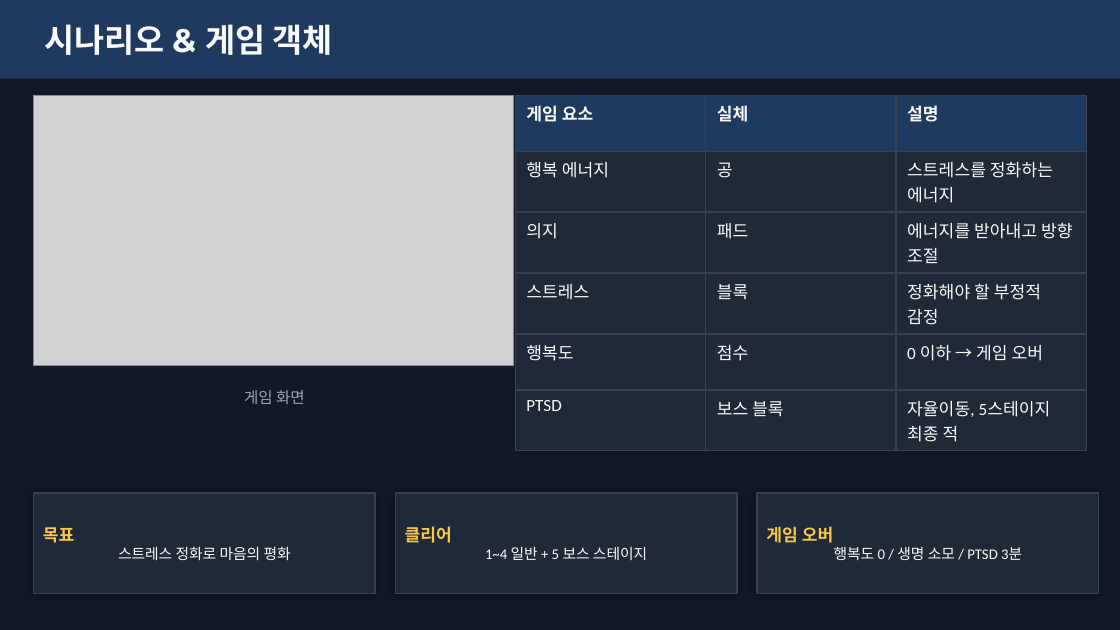
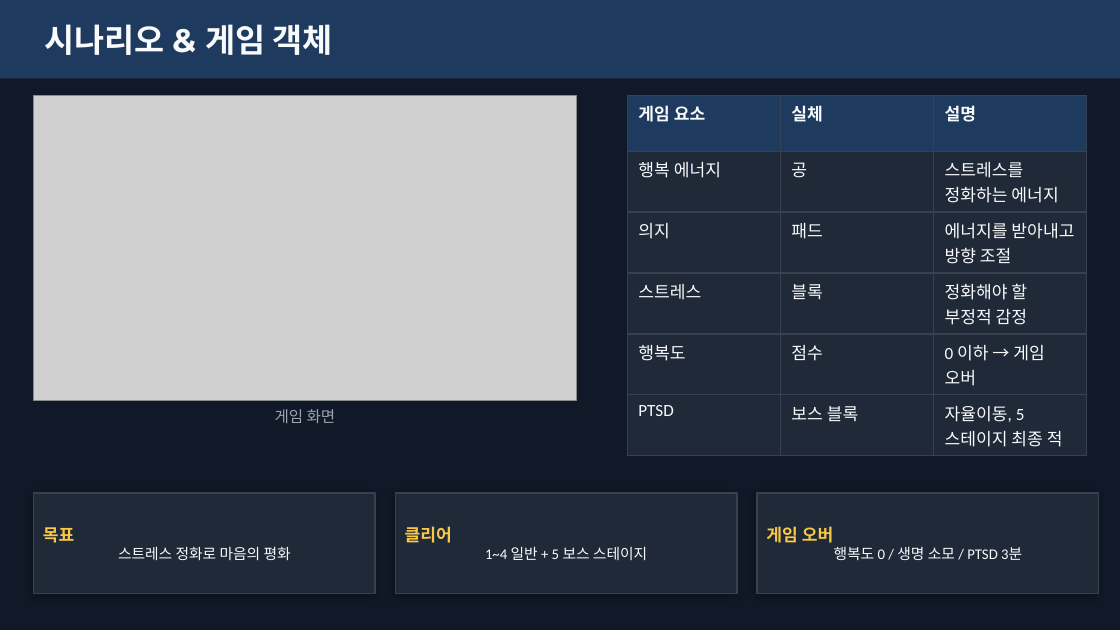
Before and after one commit to nyapy0811/blockbreak, a slide deck: slide 2 of 행복을 찾아서 발표자료/행복을_찾아서_발표자료.pptx. Drawn at 1120x630 pixels with LibreOffice and Linux fonts; fonts in the diff are those of the drawing; grey boxes stand for pictures. Boxes give left, top, right and bottom in pixels: in the first picture for what was removed or moved away, otherwise in the second. Text is boxed around its words. In the diff, an @@ line names an element or a change of style, - is before the commit and + after.

```diff
--- a/행복을 찾아서 발표자료/행복을_찾아서_발표자료.pptx
+++ b/행복을 찾아서 발표자료/행복을_찾아서_발표자료.pptx
@@ picture: place and size @@
-picture at (34, 95, 514, 365)
+picture at (34, 95, 577, 401)
@@ table: place and size @@
-table at (515, 95, 1086, 446)
+table at (627, 95, 1088, 451)
@@ text "게임 화면": place and size @@
-text "게임 화면" at (244, 390, 305, 404)
+text "게임 화면" at (275, 409, 336, 423)
```
Also in this commit, not shown: 5 other slides changed, 1 other file.
